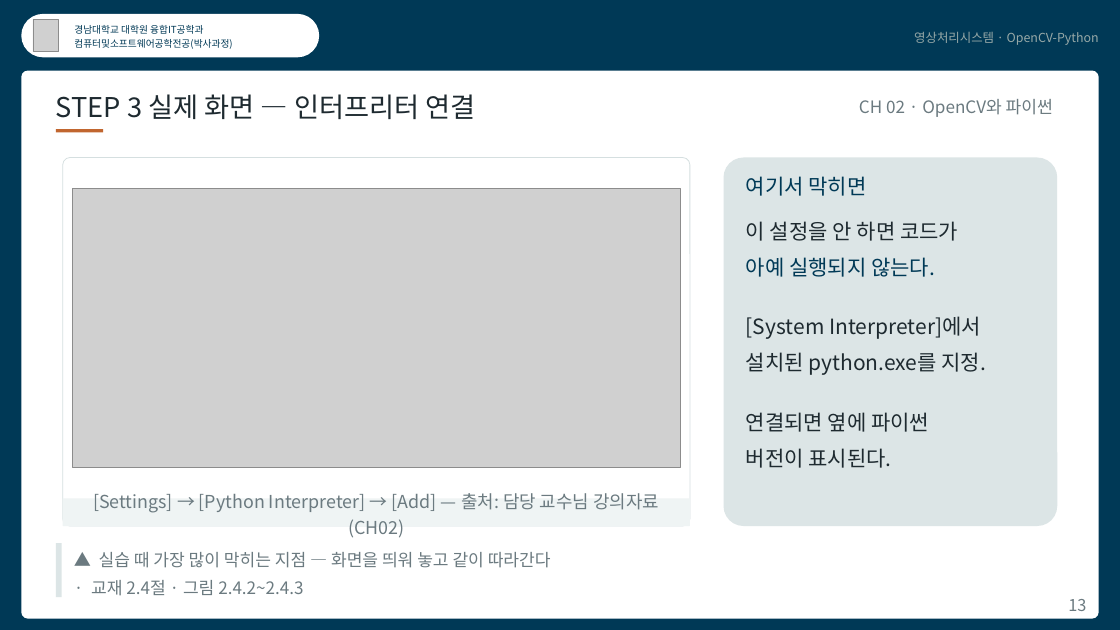
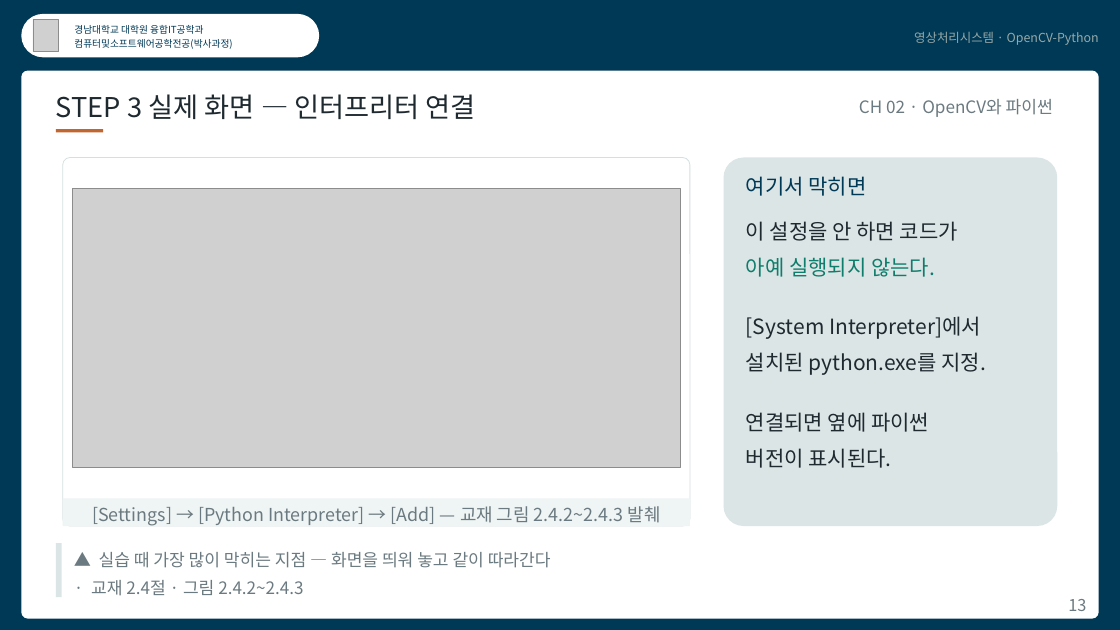
Before and after one commit to kkiimmiinn/cs-study-lab, a slide deck: slide 13 of ips/영상처리시스템_CH02.pptx. Drawn at 1120x630 pixels with LibreOffice and Linux fonts; fonts in the diff are those of the drawing; grey boxes stand for pictures. Boxes give left, top, right and bottom in pixels: in the first picture for what was removed or moved away, otherwise in the second. Text is boxed around its words. In the diff, an @@ line names an element or a change of style, - is before the commit and + after.

```diff
--- a/ips/영상처리시스템_CH02.pptx
+++ b/ips/영상처리시스템_CH02.pptx
@@ text at (746,257,935,277): text colour #003956 to #0E7D6B in "아예 실행되지 않는다." @@
@@ text at (92,506,661,526): text changed @@
-[Settings] → [Python Interpreter] → [Add] — 출처: 담당 교수님 강의자료(CH02)
+[Settings] → [Python Interpreter] → [Add] — 교재 그림 2.4.2~2.4.3 발췌
```
Also in this commit, not shown: 14 other slides changed, 47 other files.
